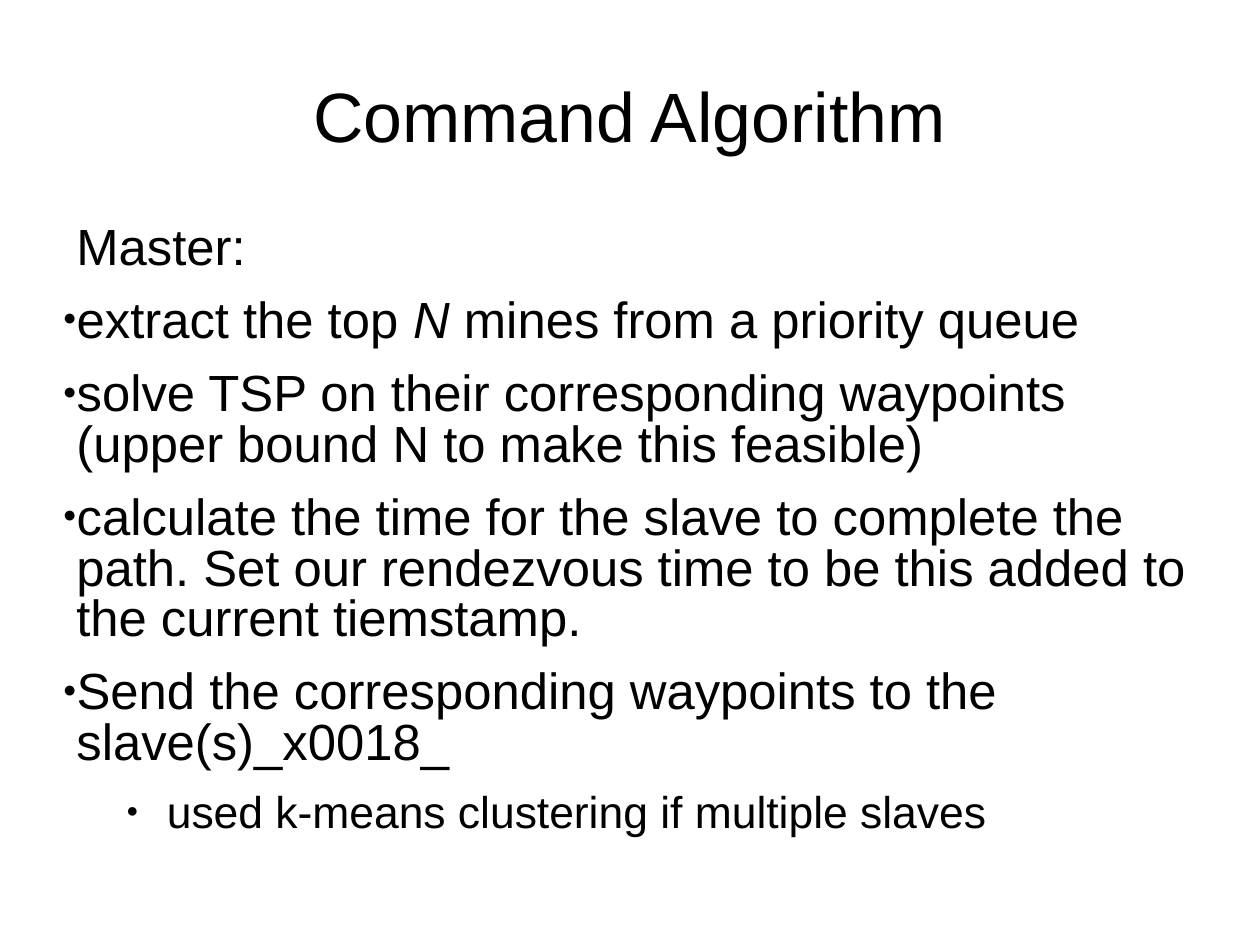
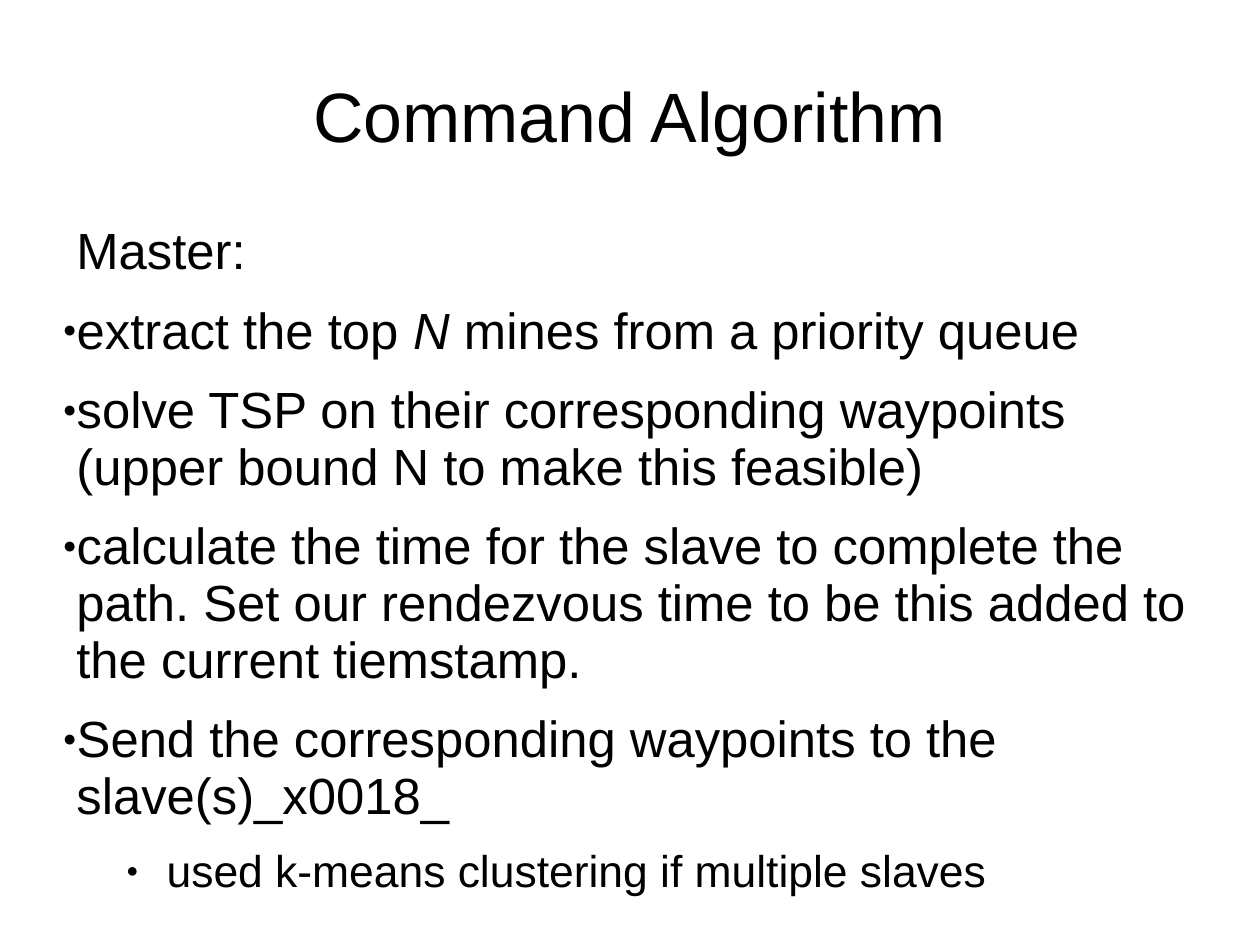
Before and after one commit to ievans/moos-ivp-lab-14, a slide deck: slide 23 of presentation.ppt (slide 24 before the commit). Drawn at 1260x945 pixels with LibreOffice and Linux fonts; fonts in the diff are those of the drawing. Boxes give left, top, right and bottom in pixels: in the first picture for what was removed or moved away, otherwise in the second. Text is boxed around its words. In the diff, an @@ line names an element or a change of style, - is before the commit and + after.

```diff
--- a/presentation.ppt
+++ b/presentation.ppt
@@ text "Master:" at <box>76,234,1185,896</box>: line spacing 0.83 to 0.93 @@
```
Also in this commit, not shown: 2 other slides changed, 1 slide removed.
